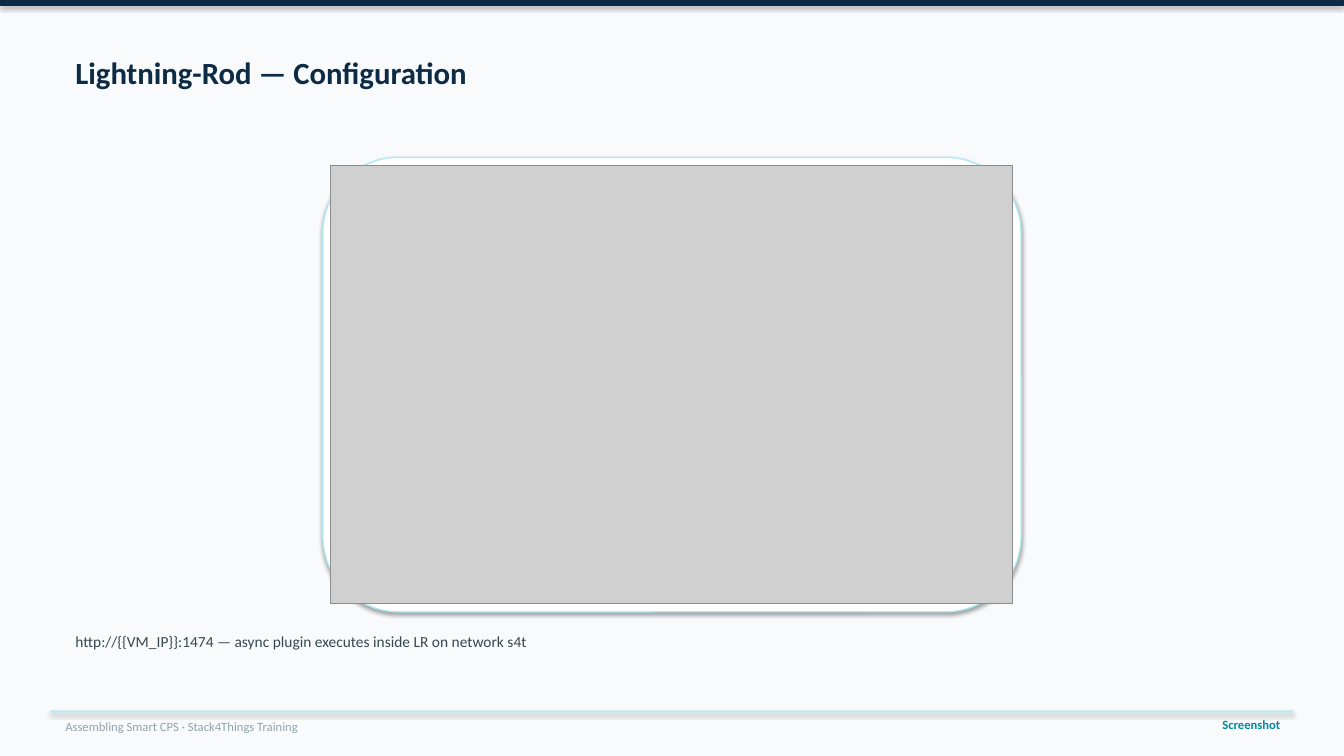
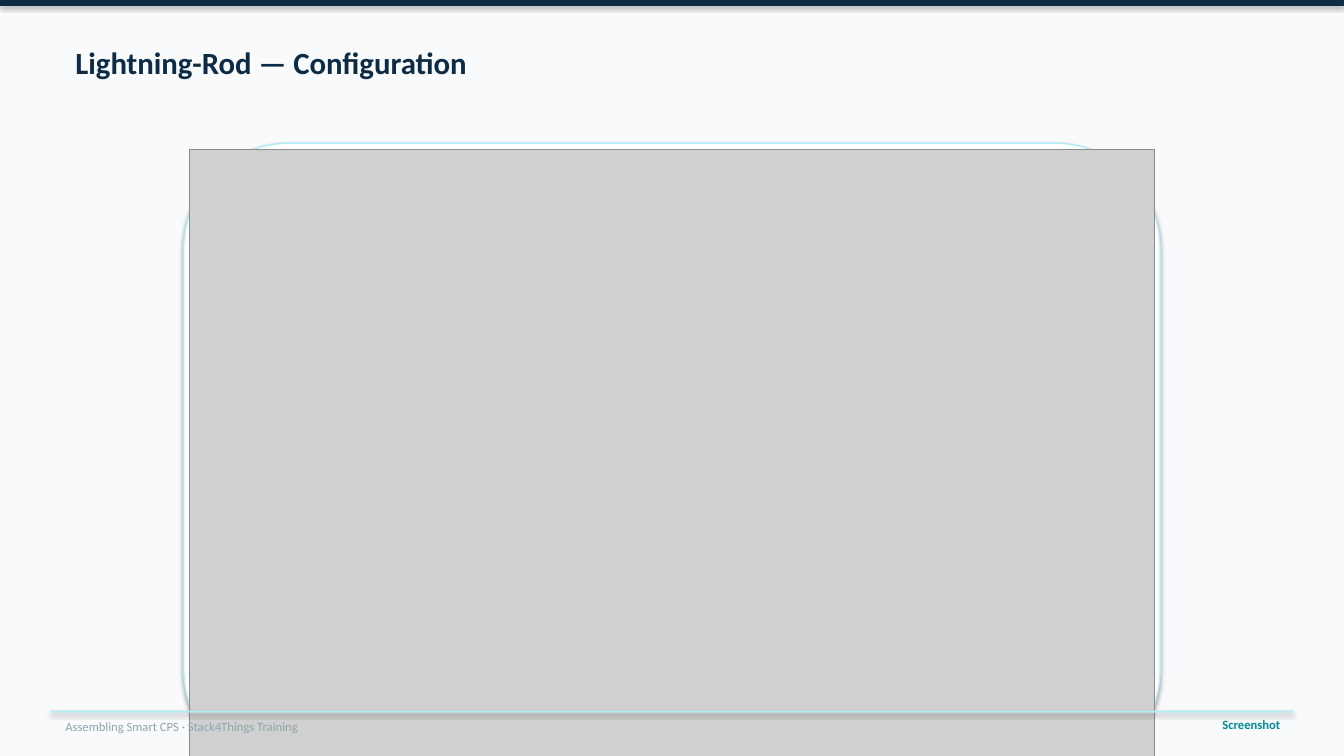
Before and after one commit to lucadagati/AssemblyingCPS_training, a slide deck: slide 40 of slides/ModuleC_IoT_Computation_EN.pptx. Drawn at 1344x756 pixels with LibreOffice and Linux fonts; fonts in the diff are those of the drawing; grey boxes stand for pictures. Boxes give left, top, right and bottom in pixels: in the first picture for what was removed or moved away, otherwise in the second. Text is boxed around its words. In the diff, an @@ line names an element or a change of style, - is before the commit and + after.

```diff
--- a/slides/ModuleC_IoT_Computation_EN.pptx
+++ b/slides/ModuleC_IoT_Computation_EN.pptx
@@ text "Lightning-Rod — Configuration": place and size @@
-text "Lightning-Rod — Configuration" at box(75, 62, 466, 90)
+text "Lightning-Rod — Configuration" at box(75, 52, 466, 80)
@@ rounded rectangle: place and size @@
-rounded rectangle at box(323, 157, 1021, 612)
+rounded rectangle at box(184, 143, 1160, 756)
@@ picture: place and size @@
-picture at box(331, 165, 1013, 604)
+picture at box(190, 149, 1154, 756)
@@ text removed at box(75, 636, 526, 650) @@
-http://{{VM_IP}}:1474 — async plugin executes inside LR on network s4t
```
Also in this commit, not shown: 53 other slides changed, 15 other files.
